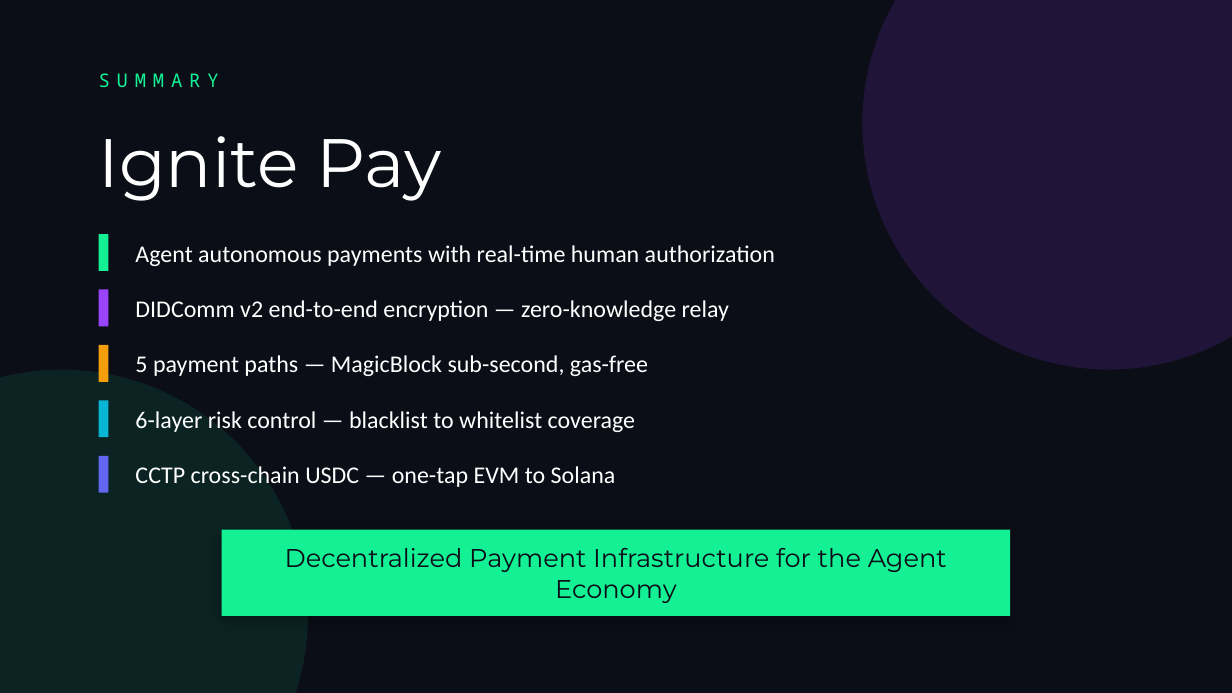
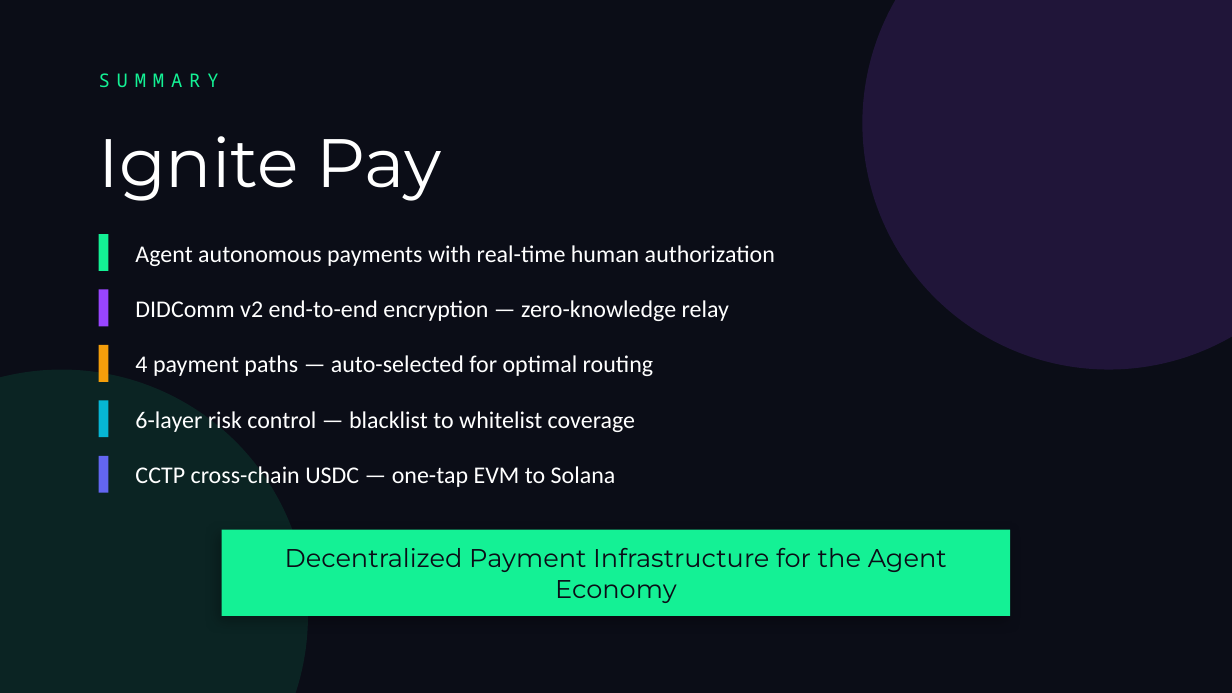
Before and after one commit to bamaao/ignite-pay, a slide deck: slide 14 of IgnitePay-Demo-EN.pptx. Drawn at 1232x693 pixels with LibreOffice and Linux fonts; fonts in the diff are those of the drawing. Boxes give left, top, right and bottom in pixels: in the first picture for what was removed or moved away, otherwise in the second. Text is boxed around its words. In the diff, an @@ line names an element or a change of style, - is before the commit and + after.

```diff
--- a/IgnitePay-Demo-EN.pptx
+++ b/IgnitePay-Demo-EN.pptx
@@ text at (135, 355, 653, 376): text changed @@
-5 payment paths — MagicBlock sub-second, gas-free
+4 payment paths — auto-selected for optimal routing
```
Also in this commit, not shown: 6 other slides changed, 1 slide added, 1 slide removed, 3 other files.
